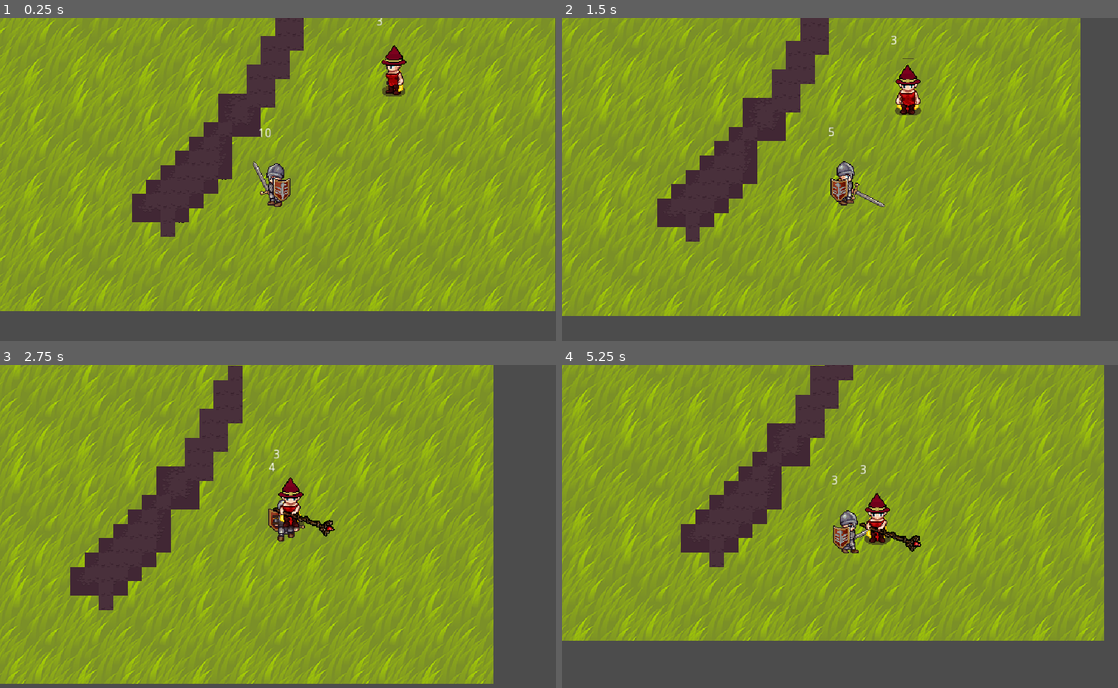
Above: before the commit, frames 1-4 (two rows, left to right).
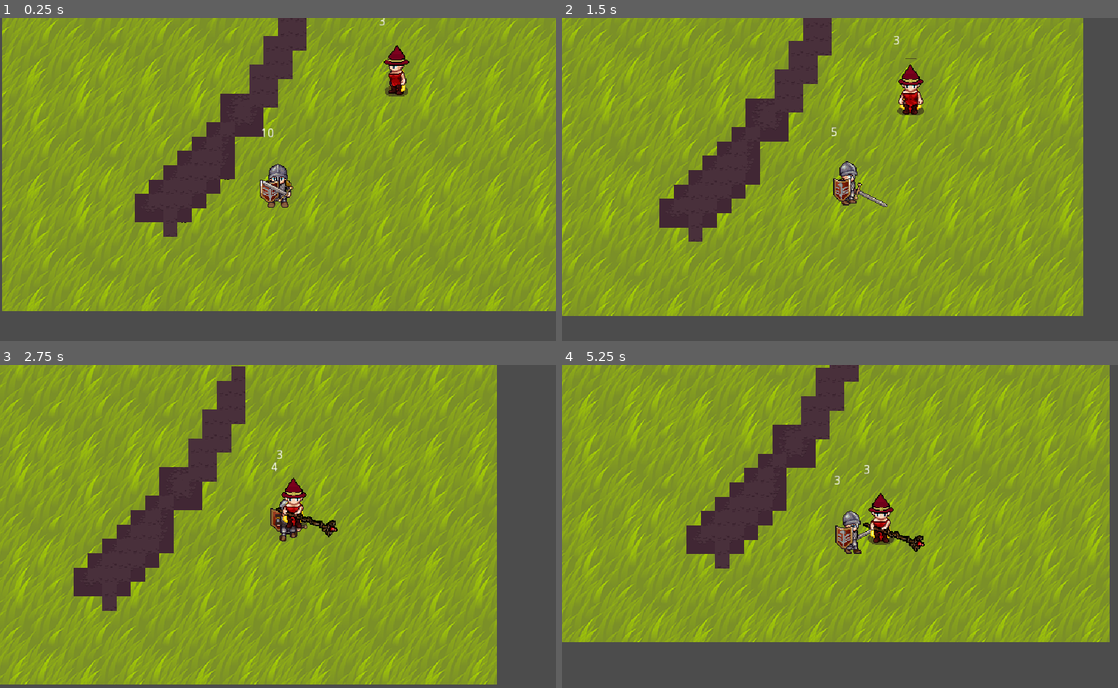
Above: after the commit, the same moments.

Repository: BlommaertsEdwin/DungeonDelver
Game: Godot game, scene res://DungeonMap.tscn
The game is run twice, just before and just after one commit, with the same random seed, the same clock (stepped at 60 frames per second) and the same inputs.
Inputs (mouse positions are in pixels of both pictures, inside the frame that each line leads up to):
- Up to frame 1 (0.25 s): no input
- Up to frame 2 (1.5 s): tap Enter at 0.5 s; move the mouse to (962, 163) at 0.52 s; press the mouse at (962, 163) at 0.53 s; move the mouse to (728, 195) at 1.27 s; release the mouse at (728, 195) at 1.28 s; right-click (728, 195) at 1.35 s
- Up to frame 3 (2.75 s): click (166, 542) at 1.55 s; move the mouse to (333, 455) at 2.02 s; press the mouse at (333, 455) at 2.03 s
- Up to frame 4 (5.25 s): move the mouse to (812, 591) at 2.77 s; release the mouse at (812, 591) at 2.78 s; click (812, 591) at 2.85 s; move the mouse to (1006, 574) at 3.52 s; hold Right mouse button (attack) 3.53-4.28 s; click (1006, 574) at 3.8 s; move the mouse to (673, 478) at 4.27 s; click (673, 478) at 4.35 s; move the mouse to (867, 526) at 5.02 s; press the mouse at (867, 526) at 5.03 s

The runs differ from the first frame. In frame 1, 16% of the frame differs, in the area x 0-100%, y 0-91%; in frame 2, 15%; in frame 3, 17%, in the area x 0-90%, y 0-99%; in frame 4, 16%.

Commit message:
Player Death, default starting position and camera stays in position after death.
- Added Player Death Animation through the Animation tree
- Set the default animation tree position so the animation starts with a look down.
- Camera stay at death position after player death.

Diff:
--- a/DungeonMap.tscn
+++ b/DungeonMap.tscn
@@ -54,5 +54,14 @@
 
 [node name="Hero" parent="YSort" instance=ExtResource( 1 )]
 
+[node name="RemoteTransform2D" type="RemoteTransform2D" parent="YSort/Hero"]
+remote_path = NodePath("../../../Camera2D")
+
 [node name="RedWizard" parent="YSort" instance=ExtResource( 5 )]
 position = Vector2( 132.143, -124.592 )
+
+[node name="Camera2D" type="Camera2D" parent="."]
+visible = false
+current = true
+process_mode = 0
+smoothing_enabled = true
--- a/Enemies/AttackZone.gd
+++ b/Enemies/AttackZone.gd
@@ -19,8 +19,8 @@
 func can_attack_player():
 	return can_attack
 
-func _on_AttackZone_body_entered(body):
+func _on_AttackZone_body_entered(_body):
 	can_attack = true
 
-func _on_AttackZone_body_exited(body):
+func _on_AttackZone_body_exited(_body):
 	can_attack = false
--- a/Enemies/FemaleWizard/Enemy.gd
+++ b/Enemies/FemaleWizard/Enemy.gd
@@ -119,7 +119,7 @@
 		fireball_item = fireball.instance()
 		fireball_item.rotation = get_angle_to(player_detection_zone.player.global_position)
 		print(fireball_item.rotation)
-		var temp = global_transform
+#		var temp = global_transform
 		var scene = get_tree().current_scene
 		get_parent().remove_child(self)
 		scene.add_child(self)
--- a/Enemies/FemaleWizard/FireBall.gd
+++ b/Enemies/FemaleWizard/FireBall.gd
@@ -28,5 +28,5 @@
 #	pass
 
 
-func _on_FireBall_body_entered(body):
+func _on_FireBall_body_entered(_body):
 	queue_free() # Replace with function body.
--- a/Enemies/PlayerDetectionZone.gd
+++ b/Enemies/PlayerDetectionZone.gd
@@ -7,5 +7,5 @@
 func _on_PlayerDetectionZone_body_entered(body):
 	player = body
 
-func _on_PlayerDetectionZone_body_exited(body):
+func _on_PlayerDetectionZone_body_exited(_body):
 	player = null
--- a/Player/Hero.gd
+++ b/Player/Hero.gd
@@ -3,6 +3,7 @@
 enum {
 	MOVE,
 	ATTACK,
+	DEAD,
 }
 
 var state = MOVE
@@ -41,7 +42,9 @@
 		MOVE:
 			MovementLoop(delta)
 		ATTACK:
-			AttackLoop((delta))
+			AttackLoop(delta)
+		DEAD:
+			DeadLoop(delta)
 # MOVEMENT
 func MovementLoop(delta):
 	if moving == false:
@@ -51,6 +54,7 @@
 		animation_tree.set("parameters/IDLE/blend_position", movement)
 		animation_tree.set("parameters/WALK/blend_position", movement)
 		animation_tree.set("parameters/ATTACK/blend_position", movement)
+		animation_tree.set("parameters/DEATH/blend_position", movement)
 		animation_state.travel("WALK")
 		speed += acceleration * delta
 		if speed >= max_speed:
@@ -61,10 +65,15 @@
 	else:
 		moving = false
 
-func AttackLoop(delta):
+func AttackLoop(_delta):
 #	movement = Vector2.ZERO
 	speed = 0
 	animation_state.travel("ATTACK")
+
+func DeadLoop(_delta):
+	speed = 0
+	animation_state.travel("DEATH")
+#	queue_free()
 
 func AttackAnimationFinished():
 	state = MOVE
@@ -77,7 +86,8 @@
 	body.queue_free()
 
 func player_death():
-	queue_free()
+	state = DEAD
+
 
 func health_changed(health):
 	label.text = str(health)
--- a/Player/Hero.tscn
+++ b/Player/Hero.tscn
@@ -368,19 +368,19 @@
 }
 
 [sub_resource type="Animation" id=5]
-length = 0.1
-loop = true
+resource_name = "Death"
+length = 0.6
 tracks/0/type = "value"
-tracks/0/path = NodePath("Sprite:region_rect")
-tracks/0/interp = 1
-tracks/0/loop_wrap = true
-tracks/0/imported = false
-tracks/0/enabled = true
-tracks/0/keys = {
-"times": PoolRealArray( 0 ),
-"transitions": PoolRealArray( 1 ),
-"update": 0,
-"values": [ Rect2( 0, 512, 576, 254 ) ]
+tracks/0/path = NodePath("Sprite:frame")
+tracks/0/interp = 1
+tracks/0/loop_wrap = true
+tracks/0/imported = false
+tracks/0/enabled = true
+tracks/0/keys = {
+"times": PoolRealArray( 0, 0.1, 0.2, 0.3, 0.4, 0.5 ),
+"transitions": PoolRealArray( 1, 1, 1, 1, 1, 1 ),
+"update": 1,
+"values": [ 0, 1, 2, 3, 4, 5 ]
 }
 tracks/1/type = "value"
 tracks/1/path = NodePath("Sprite:hframes")
@@ -392,7 +392,7 @@
 "times": PoolRealArray( 0 ),
 "transitions": PoolRealArray( 1 ),
 "update": 1,
-"values": [ 9 ]
+"values": [ 6 ]
 }
 tracks/2/type = "value"
 tracks/2/path = NodePath("Sprite:vframes")
@@ -404,19 +404,19 @@
 "times": PoolRealArray( 0 ),
 "transitions": PoolRealArray( 1 ),
 "update": 1,
-"values": [ 4 ]
-}
-tracks/3/type = "value"
-tracks/3/path = NodePath("Sprite:frame")
-tracks/3/interp = 1
-tracks/3/loop_wrap = true
-tracks/3/imported = false
-tracks/3/enabled = true
-tracks/3/keys = {
-"times": PoolRealArray( 0 ),
-"transitions": PoolRealArray( 1 ),
-"update": 1,
-"values": [ 18 ]
+"values": [ 1 ]
+}
+tracks/3/type = "value"
+tracks/3/path = NodePath("Sprite:region_rect")
+tracks/3/interp = 1
+tracks/3/loop_wrap = true
+tracks/3/imported = false
+tracks/3/enabled = true
+tracks/3/keys = {
+"times": PoolRealArray( 0 ),
+"transitions": PoolRealArray( 1 ),
+"update": 0,
+"values": [ Rect2( 0, 1280, 384, 64 ) ]
 }
 
 [sub_resource type="Animation" id=6]
@@ -468,7 +468,7 @@
 "times": PoolRealArray( 0 ),
 "transitions": PoolRealArray( 1 ),
 "update": 1,
-"values": [ 9 ]
+"values": [ 18 ]
 }
 
 [sub_resource type="Animation" id=7]
@@ -520,7 +520,7 @@
 "times": PoolRealArray( 0 ),
 "transitions": PoolRealArray( 1 ),
 "update": 1,
-"values": [ 27 ]
+"values": [ 9 ]
 }
 
 [sub_resource type="Animation" id=8]
@@ -572,11 +572,11 @@
 "times": PoolRealArray( 0 ),
 "transitions": PoolRealArray( 1 ),
 "update": 1,
-"values": [ 0 ]
+"values": [ 27 ]
 }
 
 [sub_resource type="Animation" id=9]
-length = 0.7
+length = 0.1
 loop = true
 tracks/0/type = "value"
 tracks/0/path = NodePath("Sprite:region_rect")
@@ -621,10 +621,10 @@
 tracks/3/imported = false
 tracks/3/enabled = true
 tracks/3/keys = {
-"times": PoolRealArray( 0, 0.1, 0.2, 0.3, 0.4, 0.5, 0.6, 0.7 ),
-"transitions": PoolRealArray( 1, 1, 1, 1, 1, 1, 1, 1 ),
-"update": 1,
-"values": [ 19, 20, 21, 22, 23, 24, 25, 26 ]
+"times": PoolRealArray( 0 ),
+"transitions": PoolRealArray( 1 ),
+"update": 1,
+"values": [ 0 ]
 }
 
 [sub_resource type="Animation" id=10]
@@ -676,7 +676,7 @@
 "times": PoolRealArray( 0, 0.1, 0.2, 0.3, 0.4, 0.5, 0.6, 0.7 ),
 "transitions": PoolRealArray( 1, 1, 1, 1, 1, 1, 1, 1 ),
 "update": 1,
-"values": [ 10, 11, 12, 13, 14, 15, 16, 17 ]
+"values": [ 19, 20, 21, 22, 23, 24, 25, 26 ]
 }
 
 [sub_resource type="Animation" id=11]
@@ -692,7 +692,7 @@
 "times": PoolRealArray( 0 ),
 "transitions": PoolRealArray( 1 ),
 "update": 0,
-"values": [ Rect2( 0, 512, 576, 255 ) ]
+"values": [ Rect2( 0, 512, 576, 254 ) ]
 }
 tracks/1/type = "value"
 tracks/1/path = NodePath("Sprite:hframes")
@@ -728,11 +728,10 @@
 "times": PoolRealArray( 0, 0.1, 0.2, 0.3, 0.4, 0.5, 0.6, 0.7 ),
 "transitions": PoolRealArray( 1, 1, 1, 1, 1, 1, 1, 1 ),
 "update": 1,
-"values": [ 28, 29, 30, 31, 32, 33, 34, 35 ]
+"values": [ 10, 11, 12, 13, 14, 15, 16, 17 ]
 }
 
 [sub_resource type="Animation" id=12]
-resource_name = "WalkUp"
 length = 0.7
 loop = true
 tracks/0/type = "value"
@@ -745,7 +744,7 @@
 "times": PoolRealArray( 0 ),
 "transitions": PoolRealArray( 1 ),
 "update": 0,
-"values": [ Rect2( 0, 512, 576, 254 ) ]
+"values": [ Rect2( 0, 512, 576, 255 ) ]
 }
 tracks/1/type = "value"
 tracks/1/path = NodePath("Sprite:hframes")
@@ -781,116 +780,200 @@
 "times": PoolRealArray( 0, 0.1, 0.2, 0.3, 0.4, 0.5, 0.6, 0.7 ),
 "transitions": PoolRealArray( 1, 1, 1, 1, 1, 1, 1, 1 ),
 "update": 1,
+"values": [ 28, 29, 30, 31, 32, 33, 34, 35 ]
+}
+
+[sub_resource type="Animation" id=13]
+length = 0.7
+loop = true
+tracks/0/type = "value"
+tracks/0/path = NodePath("Sprite:region_rect")
+tracks/0/interp = 1
+tracks/0/loop_wrap = true
+tracks/0/imported = false
+tracks/0/enabled = true
+tracks/0/keys = {
+"times": PoolRealArray( 0 ),
+"transitions": PoolRealArray( 1 ),
+"update": 0,
+"values": [ Rect2( 0, 512, 576, 254 ) ]
+}
+tracks/1/type = "value"
+tracks/1/path = NodePath("Sprite:hframes")
+tracks/1/interp = 1
+tracks/1/loop_wrap = true
+tracks/1/imported = false
+tracks/1/enabled = true
+tracks/1/keys = {
+"times": PoolRealArray( 0 ),
+"transitions": PoolRealArray( 1 ),
+"update": 1,
+"values": [ 9 ]
+}
+tracks/2/type = "value"
+tracks/2/path = NodePath("Sprite:vframes")
+tracks/2/interp = 1
+tracks/2/loop_wrap = true
+tracks/2/imported = false
+tracks/2/enabled = true
+tracks/2/keys = {
+"times": PoolRealArray( 0 ),
+"transitions": PoolRealArray( 1 ),
+"update": 1,
+"values": [ 4 ]
+}
+tracks/3/type = "value"
+tracks/3/path = NodePath("Sprite:frame")
+tracks/3/interp = 1
+tracks/3/loop_wrap = true
+tracks/3/imported = false
+tracks/3/enabled = true
+tracks/3/keys = {
+"times": PoolRealArray( 0, 0.1, 0.2, 0.3, 0.4, 0.5, 0.6, 0.7 ),
+"transitions": PoolRealArray( 1, 1, 1, 1, 1, 1, 1, 1 ),
+"update": 1,
 "values": [ 1, 2, 3, 4, 5, 6, 7, 8 ]
 }
 
-[sub_resource type="CapsuleShape2D" id=13]
+[sub_resource type="CapsuleShape2D" id=14]
 radius = 9.05099
 height = 0.0
 
-[sub_resource type="AnimationNodeAnimation" id=14]
+[sub_resource type="AnimationNodeAnimation" id=15]
 animation = "AttackUp"
 
-[sub_resource type="AnimationNodeStateMachine" id=15]
-
-[sub_resource type="AnimationNodeAnimation" id=16]
+[sub_resource type="AnimationNodeStateMachine" id=16]
+
+[sub_resource type="AnimationNodeAnimation" id=17]
 animation = "AttackLeft"
 
-[sub_resource type="AnimationNodeAnimation" id=17]
+[sub_resource type="AnimationNodeAnimation" id=18]
 animation = "AttackDown"
 
-[sub_resource type="AnimationNodeAnimation" id=18]
+[sub_resource type="AnimationNodeAnimation" id=19]
 animation = "AttackRight"
 
-[sub_resource type="AnimationNodeBlendSpace2D" id=19]
-blend_point_0/node = SubResource( 14 )
+[sub_resource type="AnimationNodeBlendSpace2D" id=20]
+blend_point_0/node = SubResource( 15 )
 blend_point_0/pos = Vector2( 0, -1.1 )
-blend_point_1/node = SubResource( 15 )
+blend_point_1/node = SubResource( 16 )
 blend_point_1/pos = Vector2( 0, -1.1 )
-blend_point_2/node = SubResource( 16 )
+blend_point_2/node = SubResource( 17 )
 blend_point_2/pos = Vector2( -1, 0 )
-blend_point_3/node = SubResource( 17 )
+blend_point_3/node = SubResource( 18 )
 blend_point_3/pos = Vector2( 0, 1.1 )
-blend_point_4/node = SubResource( 18 )
+blend_point_4/node = SubResource( 19 )
 blend_point_4/pos = Vector2( 1, 0 )
 min_space = Vector2( -1, -1.1 )
 max_space = Vector2( 1, 1.1 )
 blend_mode = 1
 
-[sub_resource type="AnimationNodeAnimation" id=20]
+[sub_resource type="AnimationNodeAnimation" id=42]
+animation = "Death"
+
+[sub_resource type="AnimationNodeAnimation" id=43]
+animation = "Death"
+
+[sub_resource type="AnimationNodeAnimation" id=44]
+animation = "Death"
+
+[sub_resource type="AnimationNodeAnimation" id=45]
+animation = "Death"
+
+[sub_resource type="AnimationNodeAnimation" id=46]
+animation = "Death"
+
+[sub_resource type="AnimationNodeBlendSpace2D" id=41]
+blend_point_0/node = SubResource( 42 )
+blend_point_0/pos = Vector2( -1, 0 )
+blend_point_1/node = SubResource( 43 )
+blend_point_1/pos = Vector2( 0, 1 )
+blend_point_2/node = SubResource( 44 )
+blend_point_2/pos = Vector2( 1, 0 )
+blend_point_3/node = SubResource( 45 )
+blend_point_3/pos = Vector2( 0, -1 )
+blend_point_4/node = SubResource( 46 )
+blend_point_4/pos = Vector2( -1, 0 )
+
+[sub_resource type="AnimationNodeAnimation" id=21]
 animation = "IdleLeft"
 
-[sub_resource type="AnimationNodeAnimation" id=21]
+[sub_resource type="AnimationNodeAnimation" id=22]
 animation = "IdleDown"
 
-[sub_resource type="AnimationNodeAnimation" id=22]
+[sub_resource type="AnimationNodeAnimation" id=23]
 animation = "IdleRight"
 
-[sub_resource type="AnimationNodeAnimation" id=23]
+[sub_resource type="AnimationNodeAnimation" id=24]
 animation = "IdleUp"
 
-[sub_resource type="AnimationNodeBlendSpace2D" id=24]
-blend_point_0/node = SubResource( 20 )
+[sub_resource type="AnimationNodeBlendSpace2D" id=25]
+blend_point_0/node = SubResource( 21 )
 blend_point_0/pos = Vector2( -1, 0 )
-blend_point_1/node = SubResource( 21 )
+blend_point_1/node = SubResource( 22 )
 blend_point_1/pos = Vector2( 0, 1.1 )
-blend_point_2/node = SubResource( 22 )
+blend_point_2/node = SubResource( 23 )
 blend_point_2/pos = Vector2( 1, 0 )
-blend_point_3/node = SubResource( 23 )
+blend_point_3/node = SubResource( 24 )
 blend_point_3/pos = Vector2( 0, -1.1 )
 min_space = Vector2( -1, -1.1 )
 max_space = Vector2( 1, 1.1 )
 blend_mode = 1
 
-[sub_resource type="AnimationNodeAnimation" id=25]
+[sub_resource type="AnimationNodeAnimation" id=26]
 animation = "WalkLeft"
 
-[sub_resource type="AnimationNodeAnimation" id=26]
+[sub_resource type="AnimationNodeAnimation" id=27]
 animation = "WalkDown"
 
-[sub_resource type="AnimationNodeAnimation" id=27]
+[sub_resource type="AnimationNodeAnimation" id=28]
 animation = "WalkRight"
 
-[sub_resource type="AnimationNodeAnimation" id=28]
+[sub_resource type="AnimationNodeAnimation" id=29]
 animation = "WalkUp"
 
-[sub_resource type="AnimationNodeBlendSpace2D" id=29]
-blend_point_0/node = SubResource( 25 )
+[sub_resource type="AnimationNodeBlendSpace2D" id=30]
+blend_point_0/node = SubResource( 26 )
 blend_point_0/pos = Vector2( -1, 0 )
-blend_point_1/node = SubResource( 26 )
+blend_point_1/node = SubResource( 27 )
 blend_point_1/pos = Vector2( 0, 1.1 )
-blend_point_2/node = SubResource( 27 )
+blend_point_2/node = SubResource( 28 )
 blend_point_2/pos = Vector2( 1, 0 )
-blend_point_3/node = SubResource( 28 )
+blend_point_3/node = SubResource( 29 )
 blend_point_3/pos = Vector2( 0, -1.1 )
 min_space = Vector2( -1, -1.1 )
 max_space = Vector2( 1, 1.1 )
 snap = Vector2( 0.01, 0.01 )
 blend_mode = 1
 
-[sub_resource type="AnimationNodeStateMachineTransition" id=30]
-
 [sub_resource type="AnimationNodeStateMachineTransition" id=31]
 
 [sub_resource type="AnimationNodeStateMachineTransition" id=32]
 
 [sub_resource type="AnimationNodeStateMachineTransition" id=33]
 
-[sub_resource type="AnimationNodeStateMachine" id=34]
-states/ATTACK/node = SubResource( 19 )
+[sub_resource type="AnimationNodeStateMachineTransition" id=34]
+
+[sub_resource type="AnimationNodeStateMachineTransition" id=47]
+
+[sub_resource type="AnimationNodeStateMachine" id=35]
+states/ATTACK/node = SubResource( 20 )
 states/ATTACK/position = Vector2( 197, 172 )
-states/IDLE/node = SubResource( 24 )
+states/DEATH/node = SubResource( 41 )
+states/DEATH/position = Vector2( 197, -37.2408 )
+states/IDLE/node = SubResource( 25 )
 states/IDLE/position = Vector2( 197, 83 )
-states/WALK/node = SubResource( 29 )
+states/WALK/node = SubResource( 30 )
 states/WALK/position = Vector2( 427, 83 )
-transitions = [ "IDLE", "WALK", SubResource( 30 ), "WALK", "IDLE", SubResource( 31 ), "IDLE", "ATTACK", SubResource( 32 ), "ATTACK", "IDLE", SubResource( 33 ) ]
+transitions = [ "IDLE", "WALK", SubResource( 31 ), "WALK", "IDLE", SubResource( 32 ), "IDLE", "ATTACK", SubResource( 33 ), "ATTACK", "IDLE", SubResource( 34 ), "IDLE", "DEATH", SubResource( 47 ) ]
 start_node = "IDLE"
-
-[sub_resource type="AnimationNodeStateMachinePlayback" id=35]
+graph_offset = Vector2( 0, -60.4584 )
 
 [sub_resource type="AnimationNodeStateMachinePlayback" id=36]
 
-[sub_resource type="CapsuleShape2D" id=37]
+[sub_resource type="AnimationNodeStateMachinePlayback" id=37]
+
+[sub_resource type="CapsuleShape2D" id=38]
 radius = 30.0
 height = 0.0
 
@@ -902,43 +985,37 @@
 [node name="Sprite" type="Sprite" parent="."]
 texture = ExtResource( 1 )
 hframes = 6
-vframes = 4
-frame = 5
 region_enabled = true
-region_rect = Rect2( 0, 1344, 1152, 768 )
+region_rect = Rect2( 0, 1280, 384, 64 )
 
 [node name="AnimationPlayer" type="AnimationPlayer" parent="."]
 anims/AttackDown = SubResource( 1 )
 anims/AttackLeft = SubResource( 2 )
 anims/AttackRight = SubResource( 3 )
 anims/AttackUp = SubResource( 4 )
-anims/IdleDown = SubResource( 5 )
-anims/IdleLeft = SubResource( 6 )
-anims/IdleRight = SubResource( 7 )
-anims/IdleUp = SubResource( 8 )
-anims/WalkDown = SubResource( 9 )
-anims/WalkLeft = SubResource( 10 )
-anims/WalkRight = SubResource( 11 )
-anims/WalkUp = SubResource( 12 )
+anims/Death = SubResource( 5 )
+anims/IdleDown = SubResource( 6 )
+anims/IdleLeft = SubResource( 7 )
+anims/IdleRight = SubResource( 8 )
+anims/IdleUp = SubResource( 9 )
+anims/WalkDown = SubResource( 10 )
+anims/WalkLeft = SubResource( 11 )
+anims/WalkRight = SubResource( 12 )
+anims/WalkUp = SubResource( 13 )
 
 [node name="CollisionShape2D" type="CollisionShape2D" parent="."]
 position = Vector2( -1, 24 )
-shape = SubResource( 13 )
+shape = SubResource( 14 )
 
 [node name="AnimationTree" type="AnimationTree" parent="."]
-tree_root = SubResource( 34 )
+tree_root = SubResource( 35 )
 anim_player = NodePath("../AnimationPlayer")
-parameters/playback = SubResource( 35 )
-parameters/ATTACK/blend_position = Vector2( -0.757342, -0.575882 )
-parameters/ATTACK/1/playback = SubResource( 36 )
-parameters/IDLE/blend_position = Vector2( -0.816074, 0.731176 )
-parameters/WALK/blend_position = Vector2( -0.440495, 0.569412 )
-
-[node name="Camera2D" type="Camera2D" parent="."]
-position = Vector2( 3, 0 )
-current = true
-process_mode = 0
-smoothing_enabled = true
+parameters/playback = SubResource( 36 )
+parameters/ATTACK/blend_position = Vector2( 0, 1 )
+parameters/ATTACK/1/playback = SubResource( 37 )
+parameters/DEATH/blend_position = Vector2( -0.00247729, -0.017341 )
+parameters/IDLE/blend_position = Vector2( 0, 1 )
+parameters/WALK/blend_position = Vector2( 0, 1 )
 
 [node name="HurtBox" parent="." instance=ExtResource( 4 )]
 collision_layer = 2
@@ -949,7 +1026,7 @@
 
 [node name="HitBoxPivot" type="Position2D" parent="."]
 position = Vector2( 0, -4 )
-rotation = 4.71239
+rotation = 1.5708
 
 [node name="SwordHitBox" parent="HitBoxPivot" instance=ExtResource( 3 )]
 position = Vector2( 15, 0 )
Not shown: 2 places in Player/Hero.tscn that only renumber resources
